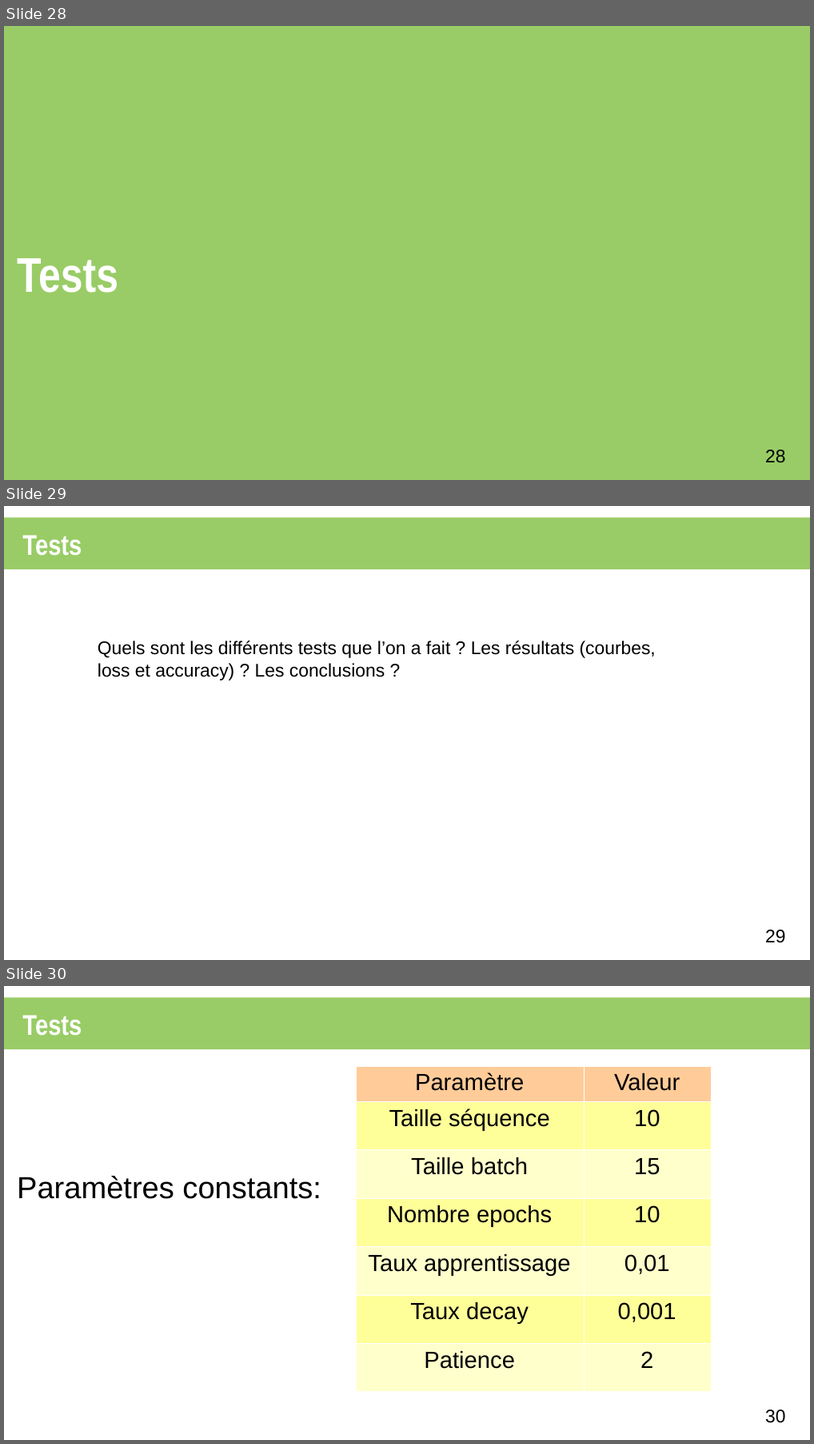
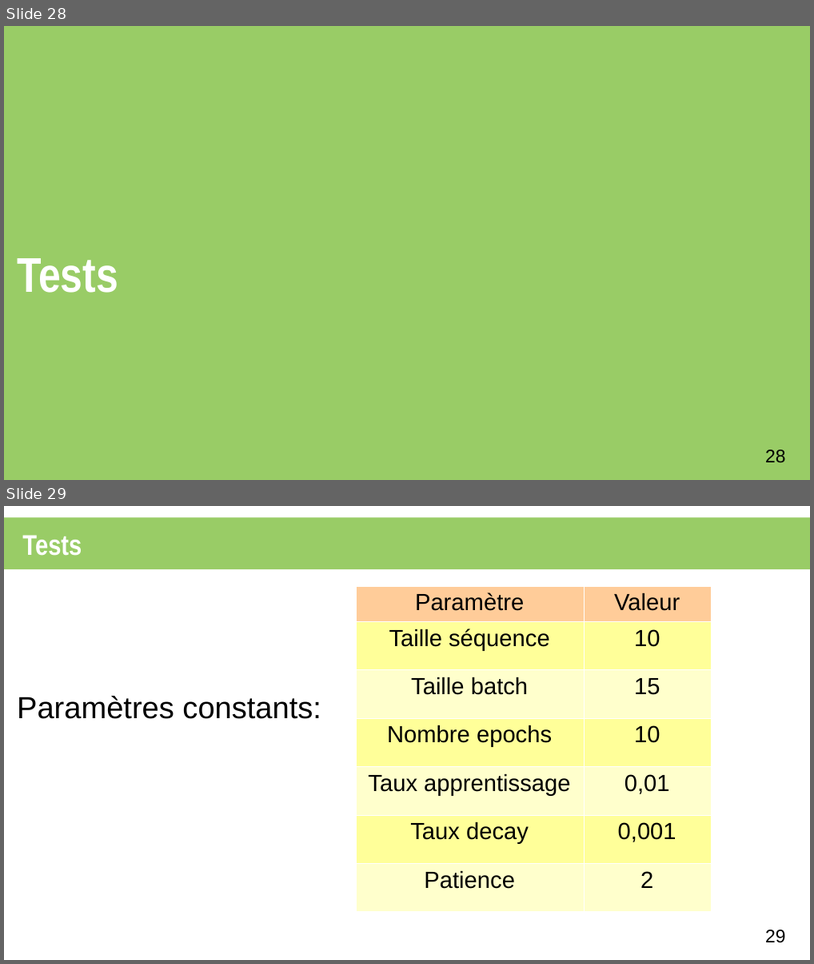
Before and after one commit to XgLsuLzRMy/Composition-Musicale-par-Reseau-de-Neurones, a slide deck: projet.odp. Shown one above the other, each under a label of ours: slides 28, 29 and 30 before the commit, slides 28 and 29 after it. The pictures are 814x1444 and 814x964 pixels, drawn with LibreOffice and Linux fonts; fonts in the diff are those of the drawing. Boxes give left, top, right and bottom in pixels: in the first picture for what was removed or moved away, otherwise in the second. Text is boxed around its words. In the diff, an @@ line names an element or a change of style, - is before the commit and + after.

```diff
--- a/projet.odp
+++ b/projet.odp
@@ slide 29 removed at (4,506,810,960), background #FFFFFF @@
@@ rectangle removed at (4,518,810,570) @@
@@ title removed at (22,535,82,556) @@
-Tests
@@ text removed at (98,640,656,680) @@
-Quels sont les différents tests que l’on a fait ? Les résultats (courbes, loss et accuracy) ? Les conclusions ?
@@ page number removed at (766,929,786,943) @@
-29
@@ what was slide 30 is now slide 29 @@
@@ page number at (766,929,786,943): text changed @@
-30
+29
```
